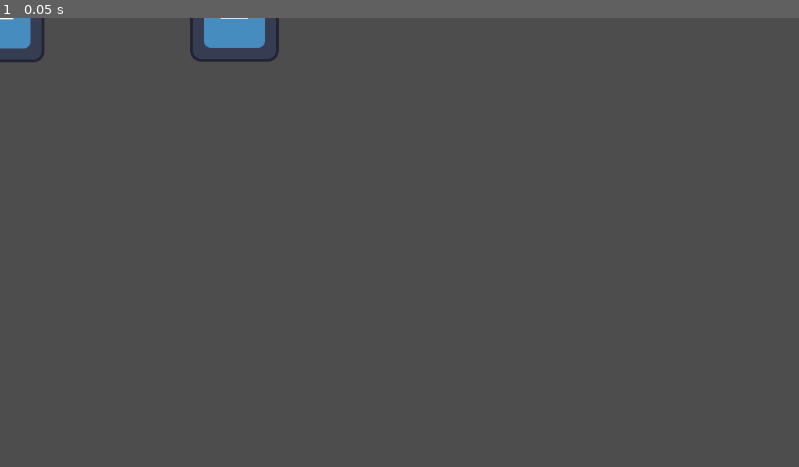
Above: before the commit, frame 1.
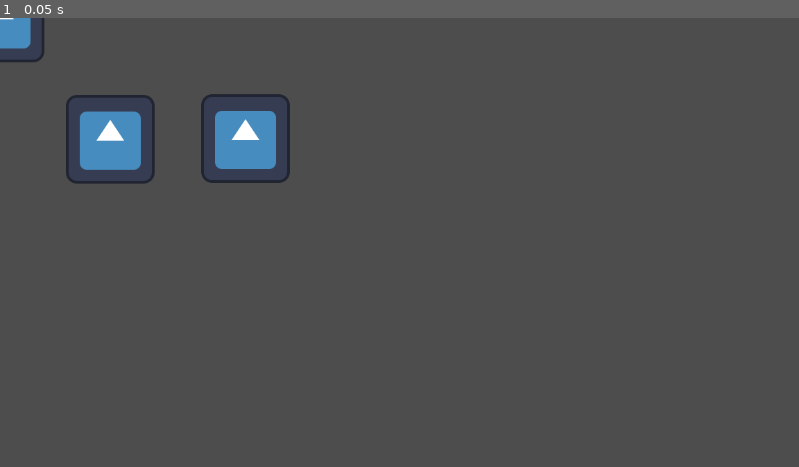
Above: after the commit, the same moment.

Repository: sonnypyo/GodotProject
Game: Godot game, scene res://node_2d.tscn
Two runs of this game, one before a commit and one after it. Both use one fixed random seed, a clock stepped at 60 frames per second and the inputs below. The project has no main scene, so this scene is started directly. The engine's default icon, where the game draws it, is replaced by a stand-in: a white triangle on a blue panel in a dark square.
Inputs:
- Up to frame 1 (0.05 s): no input

The runs differ from the first frame. In frame 1, 3.2% of the frame differs, in the area x 8-37%, y 0-37%.

Commit message:
11/19 충돌해결
추가함 노드 두개

Diff:
--- a/godotfinalproject/node_2d.tscn
+++ b/godotfinalproject/node_2d.tscn
@@ -14,6 +14,11 @@
 
 [node name="Sprite2D" type="Sprite2D" parent="CharacterBody2D/Sprite2D"]
 position = Vector2(338, -1)
+position = Vector2(159, 175)
+texture = ExtResource("1_6xatn")
+
+[node name="Sprite2D" type="Sprite2D" parent="CharacterBody2D/Sprite2D/Sprite2D"]
+position = Vector2(195, -1)
 texture = ExtResource("1_6xatn")
 
 [node name="CollisionShape2D" type="CollisionShape2D" parent="CharacterBody2D"]
